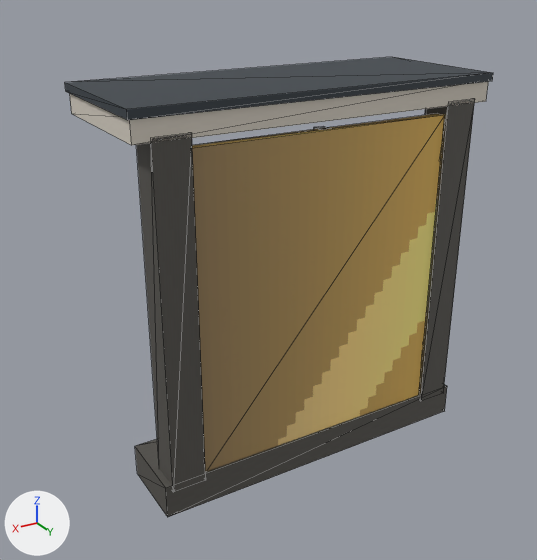
One commit to the glTF model public/models/citykit/portal-modern-lod0.glb: the scene before it, then after it.
Camera for both pictures: a camera (50 mm lens) standing at (2.91, 4.07, 3.51) and looking at (0.09, -0.64, 1.16). The axes (+X, +Y, +Z) are drawn at lower left. The lights are the same throughout. The picture after the commit comes second. Mesh edges are drawn as thin lines. Vertices at exactly the same position are counted once.

Objects in the first picture: 'portal-modern-lod0'.
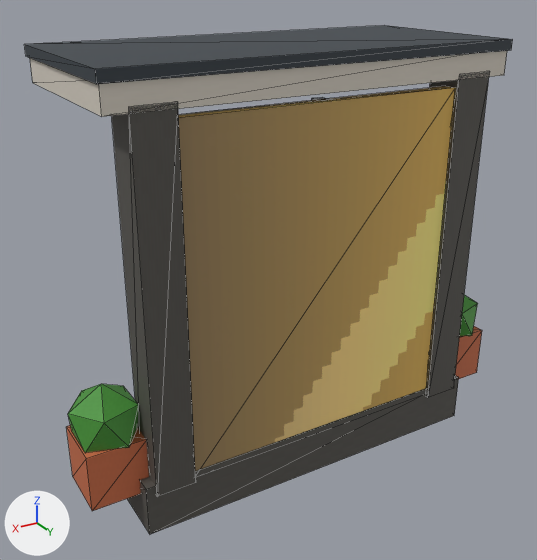
The change, as a diff of the scene's bpy script:
```diff
--- a/public/models/citykit/portal-modern-lod0.glb.py
+++ b/public/models/citykit/portal-modern-lod0.glb.py
@@ me_portal_modern_lod0 @@
 # used by ob_portal_modern_lod0
-me_portal_modern_lod0.from_pydata(...)  # 56 vertices, 84 faces; spans x -1.43..1.43, y -1.1..0.06, z -0.18..2.75
+me_portal_modern_lod0.from_pydata(...)  # 96 vertices, 148 faces; spans x -1.87..1.87, y -1.42..0.06, z -0.28..2.98
+# me_portal_modern_lod0 part 1: a new loose piece, a box spanning x -1.48..1.48, y -0.7..0.02, z -0.28..0.12, in mat_kit_atlas (picture img_kit_atlas)
+# me_portal_modern_lod0 part 2: a new loose piece, a box spanning x -1.41..-1.11, y -0.26..0.04, z 0.04..2.76, in mat_kit_atlas (picture img_kit_atlas)
+# me_portal_modern_lod0 part 3: a new loose piece, a box spanning x 1.11..1.41, y -0.26..0.04, z 0.04..2.76, in mat_kit_atlas (picture img_kit_atlas)
+# me_portal_modern_lod0 part 4: a new loose piece, a box spanning x -1.11..1.11, y -0.09..0.01, z 0.06..2.66, in mat_kit_atlas (picture img_kit_atlas)
+# me_portal_modern_lod0 part 5: a new loose piece, a box spanning x -1.57..1.57, y -1.4..0.04, z 2.72..2.92, in mat_kit_atlas (picture img_kit_atlas)
+# me_portal_modern_lod0 part 6: a new loose piece, a box spanning x -1.59..1.59, y -1.42..0.06, z 2.9..2.98, in mat_kit_atlas (picture img_kit_atlas)
+# me_portal_modern_lod0 part 7: a new loose piece, a box spanning x -1.84..-1.4, y -0.54..-0.1, z 0.0..0.44, in mat_kit_atlas (picture img_kit_atlas)
+# me_portal_modern_lod0 part 8: a new loose piece, an icosphere of 20 faces spanning x -1.87..-1.37, y -0.56..-0.08, z 0.28..0.84, in mat_kit_atlas (picture img_kit_atlas)
+# me_portal_modern_lod0 part 9: a new loose piece, a box spanning x 1.4..1.84, y -0.54..-0.1, z 0.0..0.44, in mat_kit_atlas (picture img_kit_atlas)
+# me_portal_modern_lod0 part 10: a new loose piece, an icosphere of 20 faces spanning x 1.37..1.87, y -0.56..-0.08, z 0.28..0.84, in mat_kit_atlas (picture img_kit_atlas)
+# me_portal_modern_lod0 part 11: the loose piece of 8 vertices spanning x -1.34..1.34, y -0.55..0.03, z -0.18..0.08 is deleted
+# me_portal_modern_lod0 part 12: the loose piece of 8 vertices spanning x -1.41..1.41, y -1.08..0.04, z 2.54..2.7 is deleted
+# me_portal_modern_lod0 part 13: the loose piece of 8 vertices spanning x -1.29..-1.03, y -0.2..0.04, z 0.03..2.57 is deleted
+# me_portal_modern_lod0 part 14: the loose piece of 8 vertices spanning x 1.03..1.29, y -0.2..0.04, z 0.03..2.57 is deleted
+# me_portal_modern_lod0 part 15: the loose piece of 8 vertices spanning x -1.43..1.43, y -1.1..0.06, z 2.69..2.75 is deleted
+# other edits to the shape of me_portal_modern_lod0 do not show in these pictures
 me_portal_modern_lod0.materials.append(mat_kit_atlas)
```

What differs and where, as boxes (x1, y1, x2, y2) in the pictures (537 x 560 px):
'portal-modern-lod0', reshaped (14% wider, 11% taller)
    before: (65, 57, 493, 517)
    after: (24, 25, 513, 534)
part 1 of me_portal_modern_lod0, added
    after: (127, 375, 459, 534)
part 2 of me_portal_modern_lod0, added
    after: (426, 71, 490, 397)
part 3 of me_portal_modern_lod0, added
    after: (112, 102, 196, 497)
part 4 of me_portal_modern_lod0, added (brown)
    after: (178, 86, 455, 471)
part 5 of me_portal_modern_lod0, added
    after: (30, 51, 507, 117)
part 6 of me_portal_modern_lod0, added
    after: (24, 25, 513, 84)
part 7 of me_portal_modern_lod0, added (brown)
    after: (455, 326, 482, 379)
part 8 of me_portal_modern_lod0, added (green)
    after: (460, 295, 478, 336)
part 9 of me_portal_modern_lod0, added (brown)
    after: (66, 426, 149, 511)
part 10 of me_portal_modern_lod0, added (green)
    after: (68, 384, 139, 452)
part 11 of me_portal_modern_lod0, deleted
    before: (135, 384, 447, 517)
part 12 of me_portal_modern_lod0, deleted
    before: (70, 82, 488, 145)
part 13 of me_portal_modern_lod0, deleted
    before: (419, 99, 475, 401)
part 14 of me_portal_modern_lod0, deleted
    before: (136, 133, 206, 492)
part 15 of me_portal_modern_lod0, deleted
    before: (65, 57, 493, 120)
